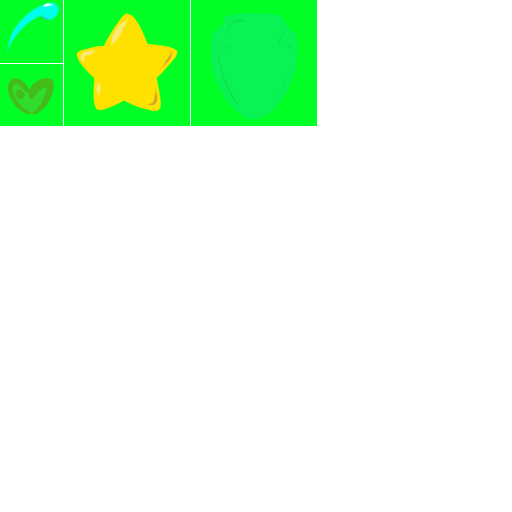
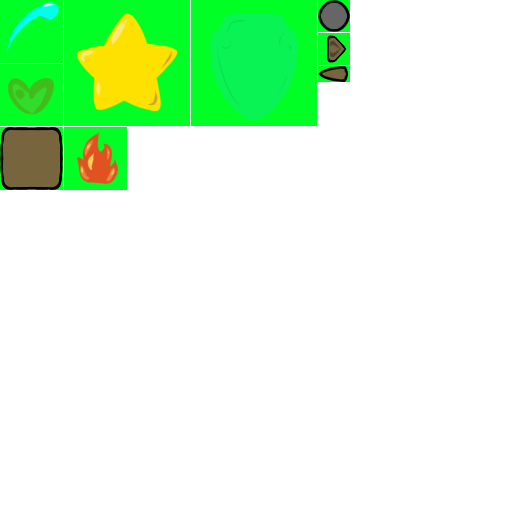
Revision of a layered 512×512 image; what changed, layer by layer:
added group "turnInfo" with 2 layers above "arrowTurnTimeLine" over [318, 0, 350, 64]
added layer "Calque de dessin 6" in group "turnInfo" over [318, 0, 350, 64]
added layer "Calque de dessin 7" in group "turnInfo" over [318, 0, 350, 64]
added group "arrowTurnTimeLine" with 2 layers above "arrowLeftStatusEffect" over [320, 0, 350, 64]
added layer "Calque de dessin 8" in group "arrowTurnTimeLine" over [320, 0, 350, 64]
added layer "Calque de dessin 9" in group "arrowTurnTimeLine" over [320, 0, 350, 64]
added group "arrowLeftStatusEffect" with 2 layers above "burn" over [318, 64, 350, 82]
added layer "Calque de dessin 11" in group "arrowLeftStatusEffect" over [318, 64, 350, 82]
added layer "Calque de dessin 12" in group "arrowLeftStatusEffect" over [320, 64, 350, 82]
added layer "burn" above "statusEffectBG" over [64, 127, 127, 190]
added group "statusEffectBG" with 2 layers above "greenScreen" over [0, 127, 63, 190]
added layer "Calque de dessin 3" in group "statusEffectBG" over [0, 127, 63, 190]
added layer "Calque de dessin 4" in group "statusEffectBG" over [0, 127, 63, 190]
painted on "Calque de dessin 1" over [318, 0, 320, 82]
added layer "Calque de dessin 5" in group "greenScreen" over [318, 0, 350, 64]
added layer "Copier de Calque de dessin 5" in group "greenScreen" over [318, 0, 350, 82]
added layer "Calque de dessin 10" in group "greenScreen" over [318, 64, 350, 82]
added layer "Copier de Calque de dessin 2" in group "greenScreen" over [0, 127, 63, 190]
added layer "Calque de dessin 2" in group "greenScreen" over [64, 127, 127, 190]
